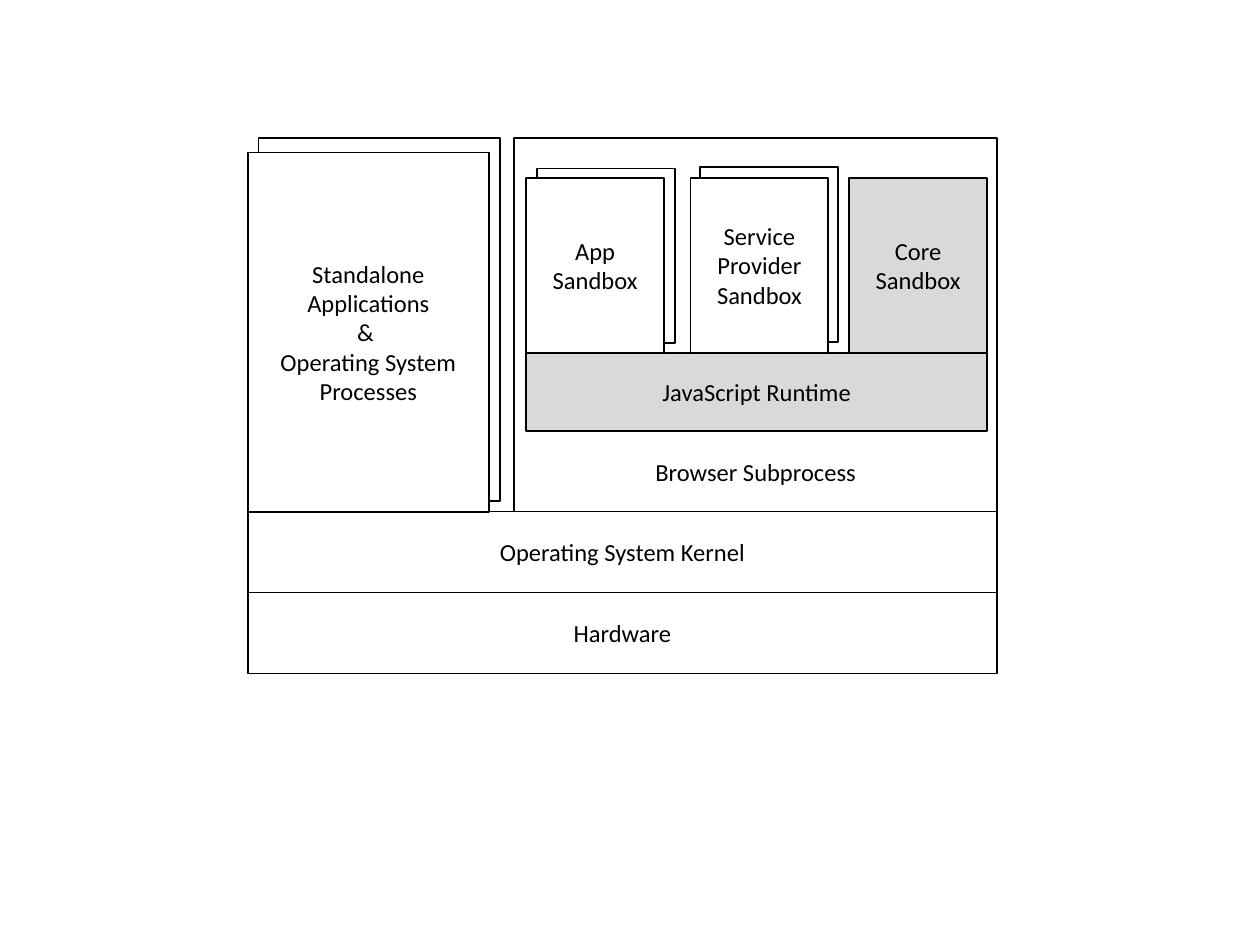
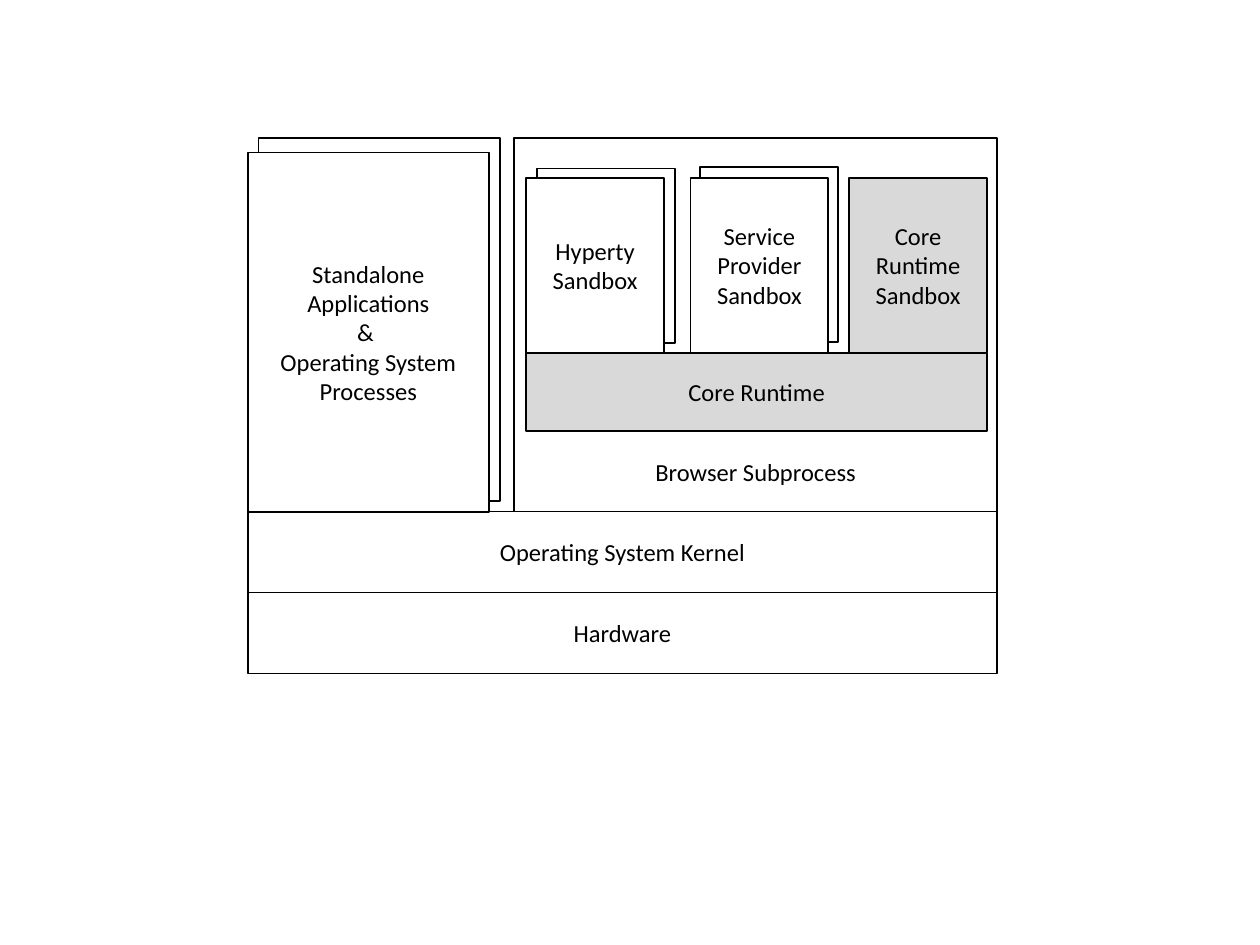
Before and after one commit to reTHINK-project/core-framework, a slide deck: slide 7 of docs/specs/runtime/securityanalysis_figs.pptx. Drawn at 1260x945 pixels with LibreOffice and Linux fonts; fonts in the diff are those of the drawing. Boxes give left, top, right and bottom in pixels: in the first picture for what was removed or moved away, otherwise in the second. Text is boxed around its words. In the diff, an @@ line names an element or a change of style, - is before the commit and + after.

```diff
--- a/docs/specs/runtime/securityanalysis_figs.pptx
+++ b/docs/specs/runtime/securityanalysis_figs.pptx
@@ text in rectangle at bbox=[876, 229, 961, 304]: text changed @@
-Core Sandbox
+Core
+Runtime Sandbox
@@ text in rectangle at bbox=[555, 244, 634, 264]: text changed @@
-App
+Hyperty
@@ text in rectangle at bbox=[688, 384, 824, 401]: text changed @@
-JavaScript Runtime
+Core Runtime
```
Also in this commit, not shown: 1 other slide changed, 2 other files.
